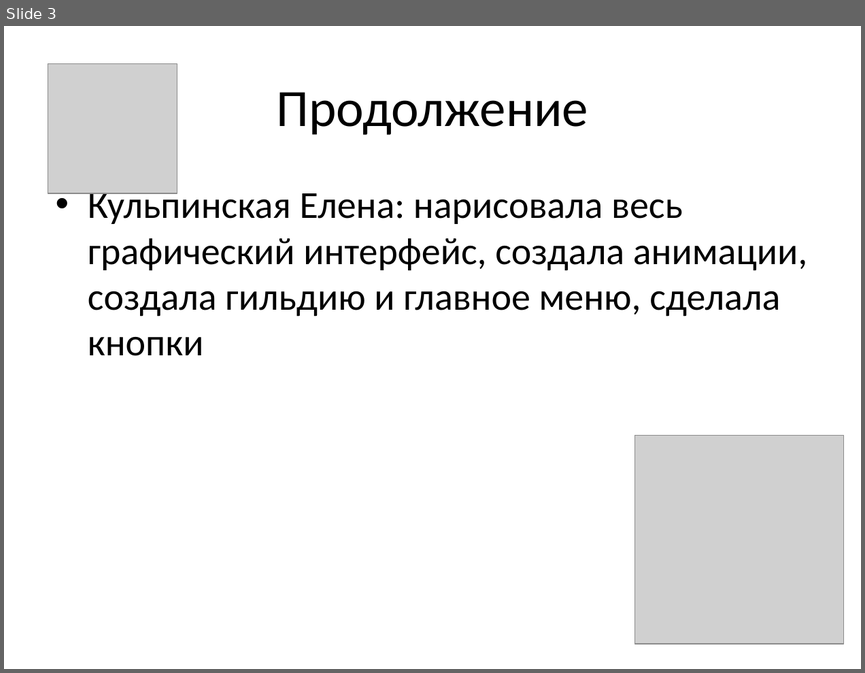
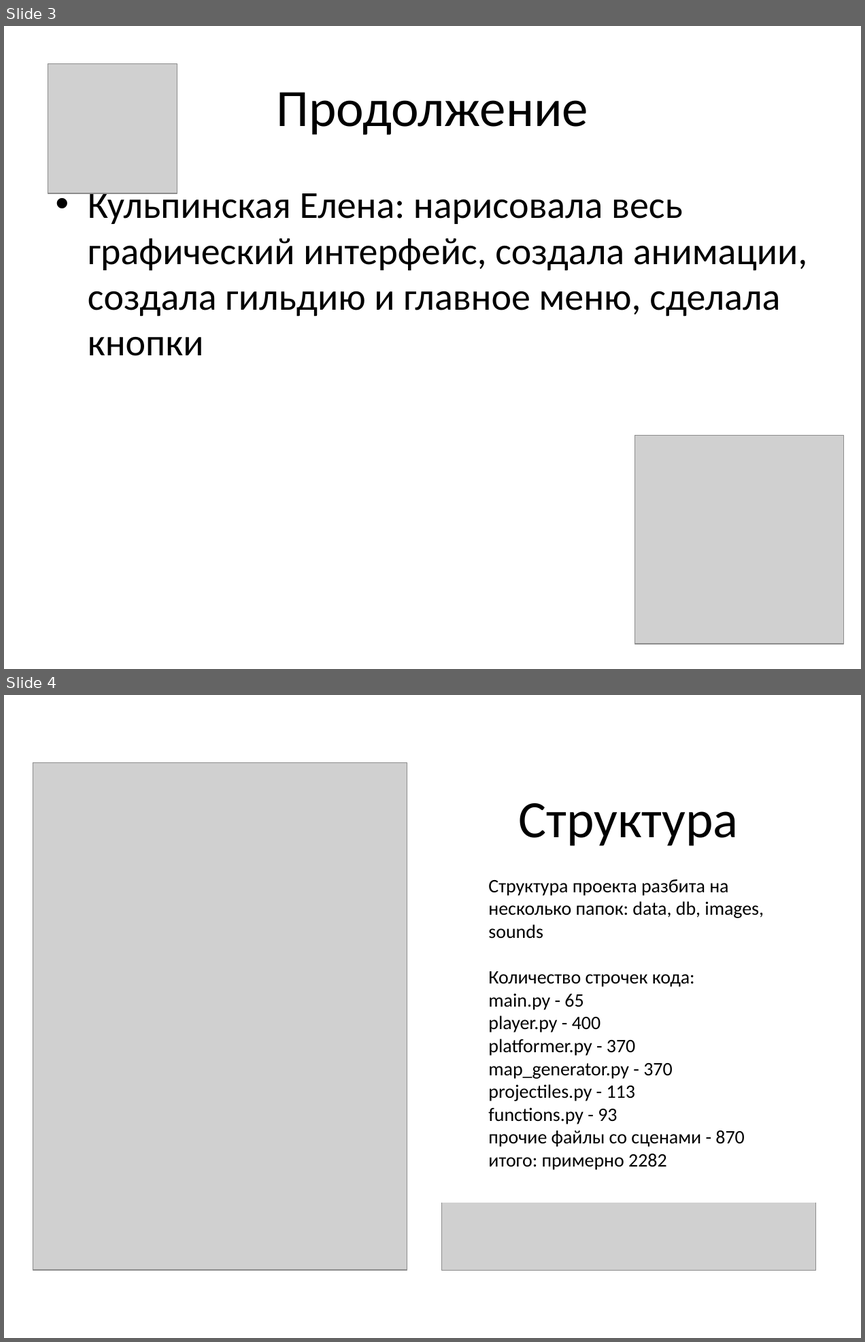
Before and after one commit to maslo-ruk/Cosmic-raids, a slide deck: materials/Cosmic Raids.pptx. Shown one above the other, each under a label of ours: slide 3 before the commit, slides 3 and 4 after it. The pictures are 865x673 and 865x1342 pixels, drawn with LibreOffice and Linux fonts; fonts in the diff are those of the drawing; grey boxes stand for pictures. Boxes give left, top, right and bottom in pixels: in the first picture for what was removed or moved away, otherwise in the second. Text is boxed around its words. In the diff, an @@ line names an element or a change of style, - is before the commit and + after.

```diff
--- a/materials/Cosmic Raids.pptx
+++ b/materials/Cosmic Raids.pptx
@@ slide 4 added at (x1=4, y1=695, x2=861, y2=1338), background #FFFFFF @@
@@ picture added at (x1=33, y1=763, x2=407, y2=1270) @@
@@ title added at (x1=519, y1=803, x2=738, y2=846), 44 pt, text #000000 @@
+Структура
@@ text added at (x1=488, y1=879, x2=764, y2=1170), 16 pt, text #000000 @@
+Структура проекта разбита на несколько папок: data, db, images, sounds
+Количество строчек кода:
+main.py - 65
+player.py - 400
+platformer.py - 370
+map_generator.py - 370
+projectiles.py - 113
+functions.py - 93
+прочие файлы со сценами - 870
+итого: примерно 2282
@@ rectangle added at (x1=435, y1=1169, x2=835, y2=1202), fill #FFFFFF, outline #FFFFFF 0.75 pt @@
@@ picture added at (x1=442, y1=1182, x2=815, y2=1270) @@
```
Also in this commit, not shown: 7 other slides changed, 1 slide removed, 4 other files.
